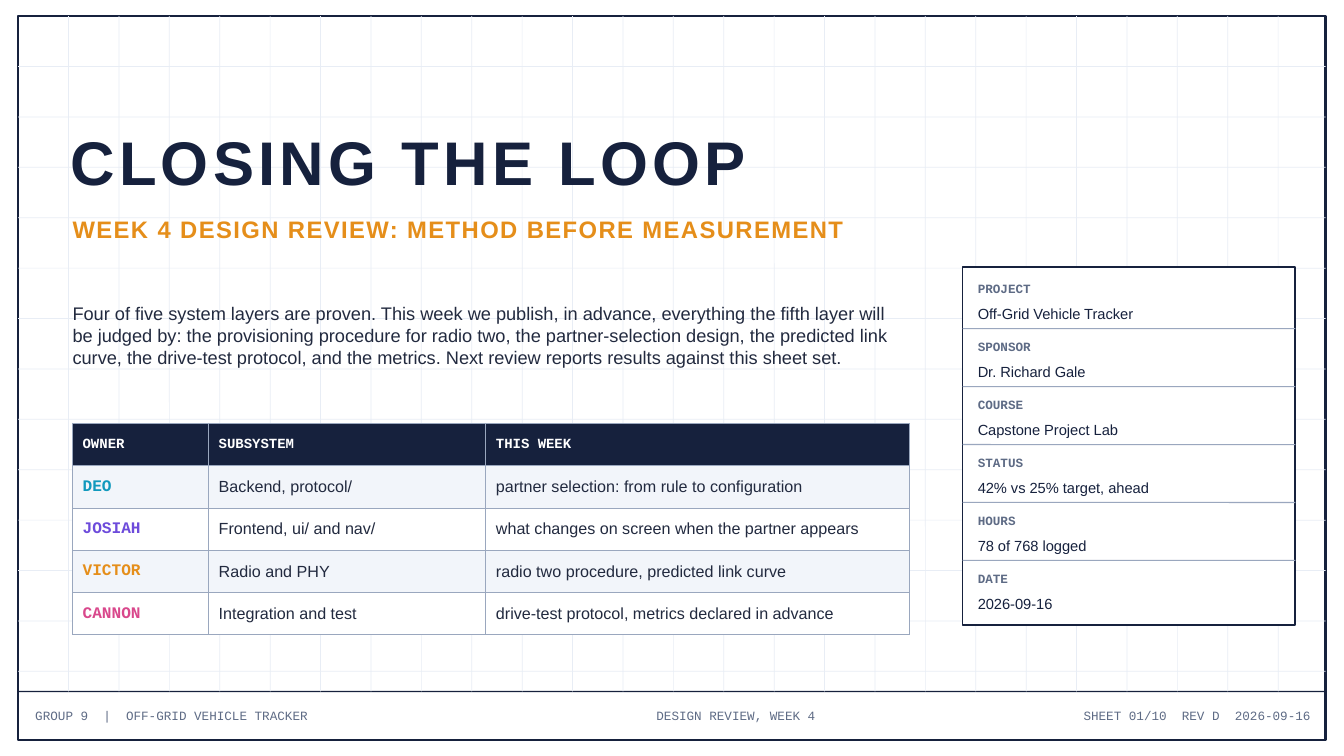
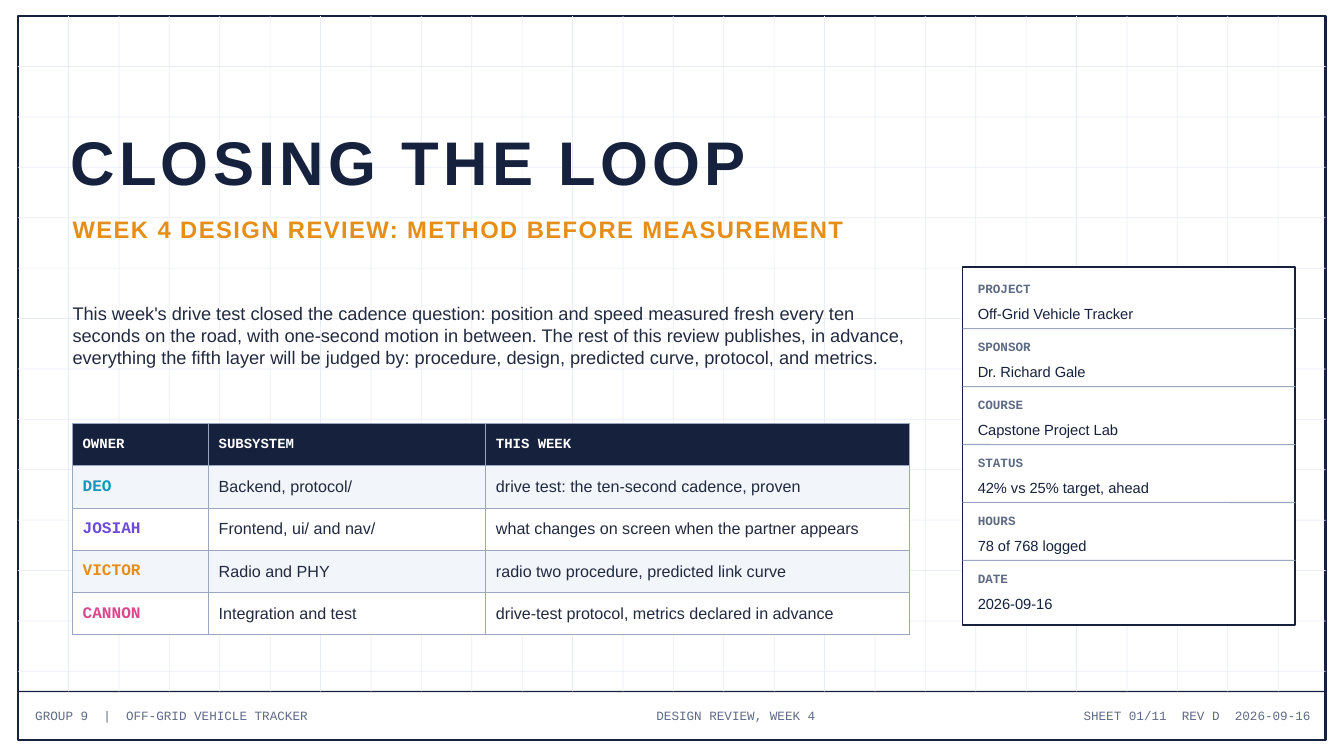
Before and after one commit to deosgracius/offgrid-vehicle-tracker, a slide deck: slide 1 of docs/presentations/Group9_Presentation4_Week4.pptx. Drawn at 1344x756 pixels with LibreOffice and Linux fonts; fonts in the diff are those of the drawing. Boxes give left, top, right and bottom in pixels: in the first picture for what was removed or moved away, otherwise in the second. Text is boxed around its words. In the diff, an @@ line names an element or a change of style, - is before the commit and + after.

```diff
--- a/docs/presentations/Group9_Presentation4_Week4.pptx
+++ b/docs/presentations/Group9_Presentation4_Week4.pptx
@@ text at [73, 306, 904, 368]: text changed @@
-Four of five system layers are proven. This week we publish, in advance, everything the fifth layer will be judged by: the provisioning procedure for radio two, the partner-selection design, the predicted link curve, the drive-test protocol, and the metrics. Next review reports results against this sheet set.
+This week's drive test closed the cadence question: position and speed measured fresh every ten seconds on the road, with one-second motion in between. The rest of this review publishes, in advance, everything the fifth layer will be judged by: procedure, design, predicted curve, protocol, and metrics.
@@ table at [73, 423, 909, 627] @@
-row 2, column 3: partner selection: from rule to configuration
+row 2, column 3: drive test: the ten-second cadence, proven
@@ text at [1084, 711, 1311, 720]: text changed @@
-SHEET 01/10 REV D 2026-09-16
+SHEET 01/11 REV D 2026-09-16
```
Also in this commit, not shown: 9 other slides changed, 1 slide added, 1 other file.
